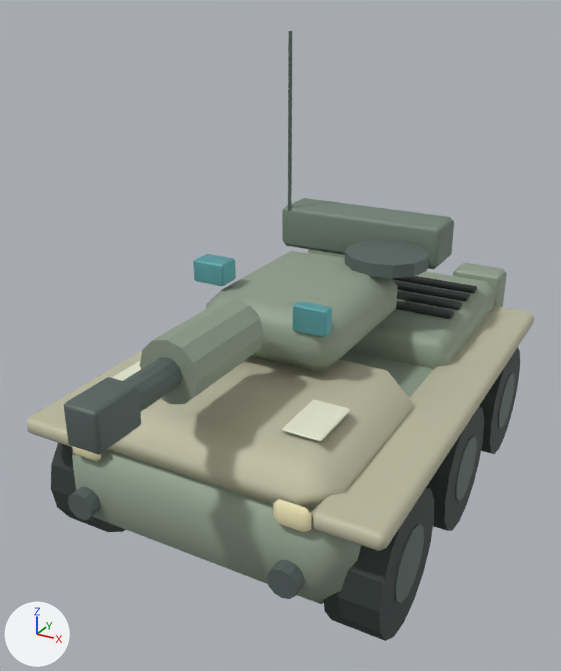
Renders of the Blender file assets/scout.blend from each side of a commit.
Both versions are drawn from a 50 mm lens placed at (2.42, -4.96, 3.71), pointed at (-0.09, -0.41, 1.43). Every picture has the same lights, and +X, +Y and +Z are marked at lower left. The picture after the commit comes second.

The first picture shows 'Chassis', 'TurretArmor'.
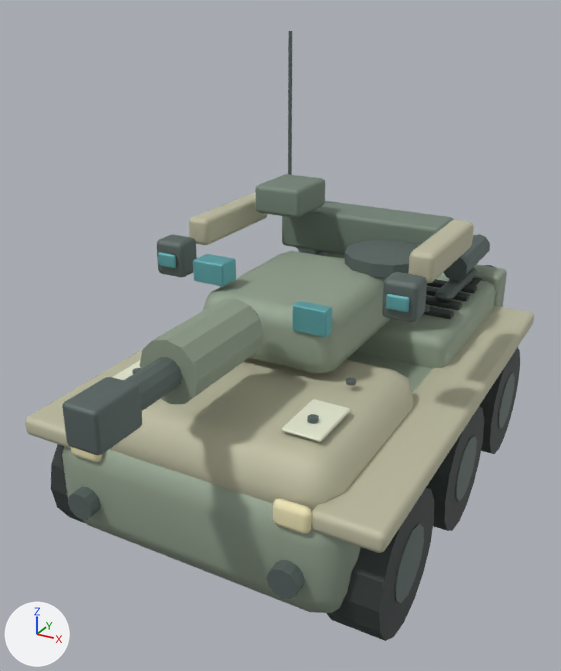
What differs and where, as boxes [x1, y1, x2, y2] in the pictures (561 x 671 px):
'Chassis', reshaped: before [27, 249, 534, 641]; after [25, 234, 534, 641]
'TurretArmor', reshaped: before [64, 31, 454, 455]; after [62, 31, 474, 455]
part 1 of me_cube_068, added (mostly hidden): after [296, 247, 317, 254]
part 2 of me_cube_068, added: after [444, 234, 490, 280]
part 3 of me_cube_068, added (mostly hidden): after [467, 265, 494, 286]
part 4 of me_cube_068, added: after [307, 414, 319, 423]
part 5 of me_cube_068, added: after [346, 378, 356, 386]
part 6 of me_cube_068, added (mostly hidden): after [314, 251, 332, 256]
part 7 of me_cube_068, added: after [435, 268, 477, 302]
part 8 of me_cube_068, added: after [25, 253, 534, 613]
part 9 of me_cube_068, recoloured (darker): before [456, 263, 507, 290]; after [473, 264, 507, 289]
part 10 of me_cube_081, added: after [255, 174, 325, 218]
part 11 of me_cube_081, added: after [189, 193, 267, 245]
part 12 of me_cube_081, added: after [156, 234, 197, 278]
part 13 of me_cube_081, added: after [158, 252, 176, 268]
part 14 of me_cube_081, added: after [408, 220, 474, 283]
part 15 of me_cube_081, added: after [382, 272, 427, 323]
part 16 of me_cube_081, added: after [386, 294, 409, 312]
part 17 of me_cube_081, added: after [193, 210, 454, 373]
part 18 of me_cube_081, added: after [62, 377, 142, 455]

Patch to the scene script:
```diff
--- a/assets/scout.blend.py
+++ b/assets/scout.blend.py
@@ me_cube_068 @@
-me_cube_068.from_pydata(...)  # 744 vertices, 610 faces; spans x -1.3..1.3, y -1.92..2.02, z -0.7..0.7
+me_cube_068.from_pydata(...)  # 1664 vertices, 1378 faces; spans x -1.3..1.3, y -1.92..2.14, z -0.7..1.01
+# me_cube_068 part 1: a new loose piece, a 10-sided cylinder along y spanning x -0.8..-0.6, y 1.19..1.91, z 0.79..1.01, in mat_steel (grey #697673)
+# me_cube_068 part 2: a new loose piece, a 10-sided cylinder along y spanning x 0.6..0.8, y 1.19..1.91, z 0.79..1.01, in mat_steel (grey #697673)
+# me_cube_068 part 3: a new loose piece, a 12-sided cylinder along y spanning x 0.64..0.9, y 1.5..2.14, z 0.4..0.66, in mat_rubber (dark grey #323a38)
+# me_cube_068 part 4: a new loose piece, an 8-sided cylinder along z spanning x 0.615..0.685, y -1.385..-1.315, z 0.697..0.722, in mat_steel (grey #697673)
+# me_cube_068 part 5: a new loose piece, an 8-sided cylinder along z spanning x 0.615..0.685, y -0.835..-0.765, z 0.697..0.722, in mat_steel (grey #697673)
+# me_cube_068 part 6: a new loose piece of 56 vertices spanning x -0.77..-0.62, y 0.9..1.7, z 0.69..0.77, in mat_steel (grey #697673)
+# me_cube_068 part 7: a new loose piece of 56 vertices spanning x 0.62..0.77, y 0.9..1.7, z 0.69..0.77, in mat_steel (grey #697673)
+# me_cube_068 part 8: 480 vertices added at x -1.29..1.29, y -1.82..2.0, z -0.34..0.69
+# me_cube_068 part 9: 6 faces spanning x 0.53..0.97, y 1.74..2.02, z 0.1..0.7 switch from mat_armor (grey #99a895) to mat_scout_weathered_panel_0_94 (grey #95a391)
+# other edits to the shape of me_cube_068 do not show in these pictures
 me_cube_068.materials.append(mat_sand_plates)
@@ me_cube_081 @@
 # used by ob_turretarmor; parent = ob_turret; location = (0.0, -0.2, 1.6)
-me_cube_081.from_pydata(...)  # 204 vertices, 180 faces; spans x -0.7..0.72, y -2.38..1.3, z -0.23..1.84
+me_cube_081.from_pydata(...)  # 756 vertices, 698 faces; spans x -1.0..1.0, y -2.38..1.3, z -0.23..1.84
+# me_cube_081 part 10: a new loose piece of 56 vertices spanning x -0.68..-0.28, y 0.43..0.93, z 0.51..0.75, in mat_camouflage (grey #79897c)
+# me_cube_081 part 11: a new loose piece of 56 vertices spanning x -0.97..-0.79, y -0.07..0.88, z 0.35..0.56, in mat_sand_plates (light grey #c2c0a6)
+# me_cube_081 part 12: a new loose piece of 56 vertices spanning x -1.0..-0.76, y -0.45..-0.24, z 0.22..0.49, in mat_steel (grey #697673)
+# me_cube_081 part 13: a new loose piece of 56 vertices spanning x -0.95..-0.81, y -0.48..-0.45, z 0.3..0.4, in mat_optics (cyan #6fb6bc)
+# me_cube_081 part 14: a new loose piece of 56 vertices spanning x 0.79..0.97, y -0.07..0.88, z 0.35..0.56, in mat_sand_plates (light grey #c2c0a6)
+# me_cube_081 part 15: a new loose piece of 56 vertices spanning x 0.76..1.0, y -0.45..-0.24, z 0.22..0.49, in mat_steel (grey #697673)
+# me_cube_081 part 16: a new loose piece of 56 vertices spanning x 0.81..0.95, y -0.48..-0.45, z 0.3..0.4, in mat_optics (cyan #6fb6bc)
+# me_cube_081 part 17: 128 vertices added at x -0.69..0.69, y -0.67..1.29, z -0.19..0.45
+# me_cube_081 part 18: 32 vertices added at x -0.1..0.1, y -2.37..-2.03, z 0.06..0.3
 me_cube_081.materials.append(mat_armor)
@@ me_cube_081 @@
 me_cube_081.materials.append(mat_camouflage)
+me_cube_081.materials.append(mat_scout_weathered_panel_0_94)  # grey #95a391
+me_cube_081.materials.append(mat_sand_plates)  # light grey #c2c0a6
```
